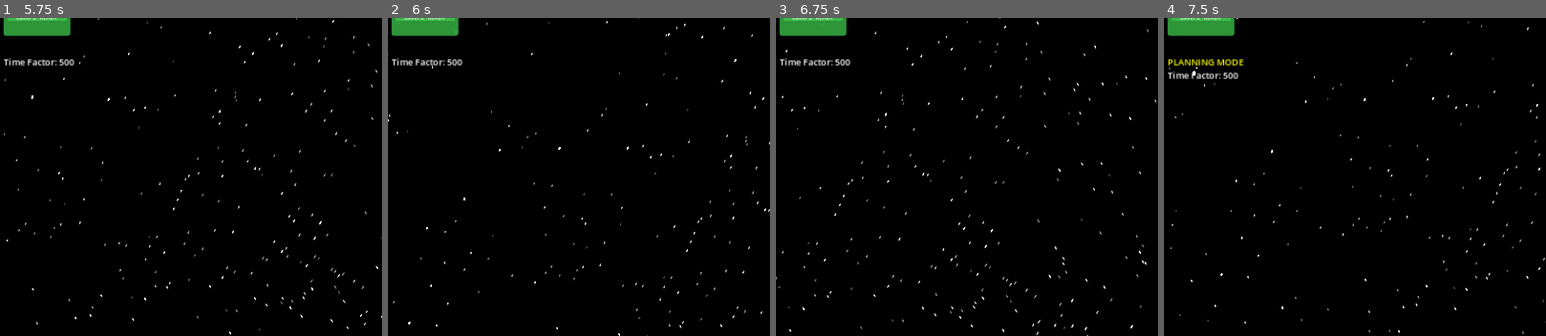
Above: before the commit, frames 1-4 (left to right).
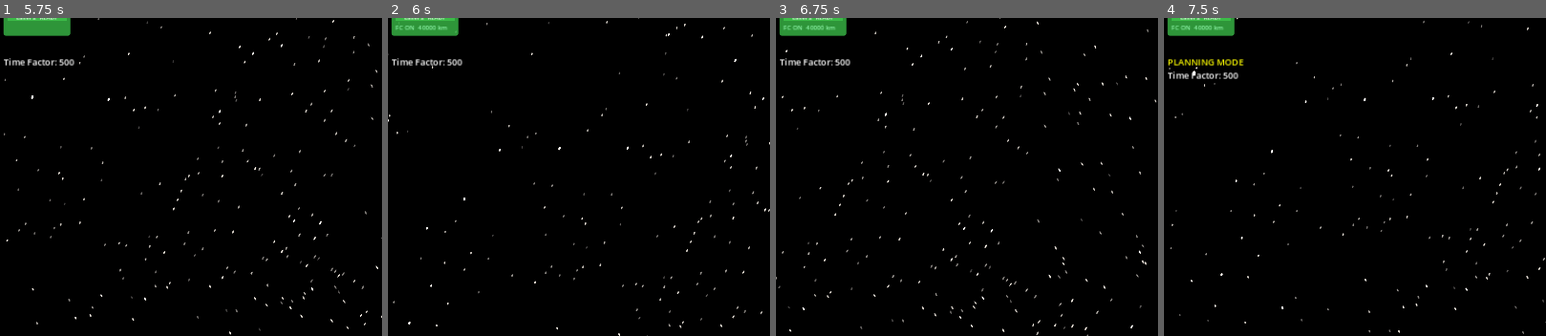
Above: after the commit, the same moments.

Repository: mellenburg/game
Game: Godot game, scene res://scenes/main.tscn
The game is run twice, just before and just after one commit, with the same random seed, the same clock (stepped at 60 frames per second) and the same inputs.
Inputs (mouse positions are % of the whole screen's width and height, from its top left):
- Up to frame 1 (5.75 s): tap Enter at 0.5 s; move the mouse to (55, 50) at 0.52 s; hold W (move_forward) from 0.53 s (still down); tap B (add_enemies) at 0.6 s; move the mouse to (45, 50) at 1.27 s; tap M (add_meteorites) at 1.35 s; move the mouse to (52, 48) at 2.02 s; tap N (add_satellite) at 2.1 s; move the mouse to (49, 52) at 2.77 s; tap T (planning_advance) at 2.85 s; move the mouse to (57, 51) at 3.52 s; hold G (planning_retard) 3.53-4.28 s; move the mouse to (42, 49) at 4.27 s; tap R (remove_satellite) at 4.35 s; tap Space at 5 s; move the mouse to (51, 50) at 5.02 s; tap Tab (select_next) at 5.1 s
- Up to frame 2 (6 s): tap Enter at 5.75 s; move the mouse to (46, 48) at 5.77 s; release W (move_forward) at 5.78 s; hold D (move_right) from 5.78 s (still down); tap C (toggle_fire_control) at 5.85 s
- Up to frame 3 (6.75 s): tap Space at 6.5 s; move the mouse to (55, 50) at 6.52 s; release D (move_right) at 6.53 s; hold W (move_forward) from 6.53 s (still down); tap V (toggle_los) at 6.6 s
- Up to frame 4 (7.5 s): keep holding W (move_forward); tap Enter at 7.25 s; move the mouse to (45, 50) at 7.27 s; tap P (toggle_planning) at 7.35 s
The pictures show only the part of the screen within x 0-50%, y 7-57%; the shares and areas given below are measured in that part.

Frame 1 is identical in both runs. In frame 2, 0.1% of the frame differs, in the area x 2-16%, y 2-4%; in frame 3, 0.1%; in frame 4, 0.1%.

Commit message:
HUD: surface fire-control state and engagement range on roster box
Adds an "FC ON  <km>" line at the bottom of any armed satellite's
roster box while fire_control_active is true, so the operator can see
at a glance which units have a tightened envelope and what radius
they're set to. Hidden when fire control is off or the unit is
unarmed. Cached on the box (named child node) so flipping the toggle
isn't a per-tick allocation.

Diff:
--- a/godot/scripts/hud.gd
+++ b/godot/scripts/hud.gd
@@ -38,6 +38,14 @@
 const BAR_READY := Color(0.25, 0.80, 0.30, 0.90)
 const BAR_ROW_HEIGHT: float = 13.0
 const BAR_FONT_SIZE: int = 9
+
+# Fire-control readout — green to match the on-orbit range circle so
+# the two surfaces read as the same control surfaced twice. Sized
+# slightly smaller than the bar text since it's a single line of meta
+# rather than a per-tick gauge.
+const FC_TEXT_COLOR := Color(0.55, 0.95, 0.65, 1.0)
+const FC_FONT_SIZE: int = 10
+const FC_NODE_NAME: String = "FCStatus"
 
 const LOS_CLEAR := Color(1.0, 0.95, 0.2)        # yellow
 const LOS_BLOCKED := Color(1.0, 0.55, 0.55)     # light red
@@ -269,6 +277,15 @@
 	return row
 
 
+func _make_fc_label() -> Label:
+	var l := Label.new()
+	l.name = FC_NODE_NAME
+	l.add_theme_font_size_override("font_size", FC_FONT_SIZE)
+	l.add_theme_color_override("font_color", FC_TEXT_COLOR)
+	l.mouse_filter = Control.MOUSE_FILTER_IGNORE
+	return l
+
+
 func _update_bar_row(row: Control, fill_color: Color, text: String, fraction: float) -> void:
 	var fill := row.get_child(1) as ColorRect
 	if fill != null:
@@ -298,12 +315,17 @@
 	if rows == null:
 		return
 
-	# Index 0 is the HP label; everything after is a bar row. Resize the
-	# bar tail to (1 energy row + N weapon rows), or 0 rows if the unit
-	# has no weapons (unarmed enemy → HP only).
+	# Index 0 is the HP label; bar rows follow; an optional FC status
+	# label tails the box when fire control is active. Detach the FC
+	# label first so the bar-resize loop's child-count math stays
+	# unchanged — we re-append (or drop) it after the bars settle.
 	var hp_label := rows.get_child(0) as Label
 	if hp_label != null:
 		hp_label.text = "HP %d/%d" % [int(sat.hp), int(Satellite.MAX_HP)]
+
+	var fc_label := rows.get_node_or_null(FC_NODE_NAME) as Label
+	if fc_label != null:
+		rows.remove_child(fc_label)
 
 	var desired_bars := 0
 	if not sat.weapons.is_empty():
@@ -317,6 +339,19 @@
 		rows.remove_child(stale)
 		stale.queue_free()
 		current_bars -= 1
+
+	# Reattach (or drop) the FC label after the bars are in their
+	# final shape. Only armed satellites can have fire control on; an
+	# unarmed unit shouldn't carry the label even if some upstream
+	# state ever flipped the flag.
+	var want_fc := sat.fire_control_active and not sat.weapons.is_empty()
+	if want_fc:
+		if fc_label == null:
+			fc_label = _make_fc_label()
+		fc_label.text = "FC ON  %d km" % int(round(sat.engagement_range_km))
+		rows.add_child(fc_label)
+	elif fc_label != null:
+		fc_label.queue_free()
 
 	if desired_bars == 0:
 		return
